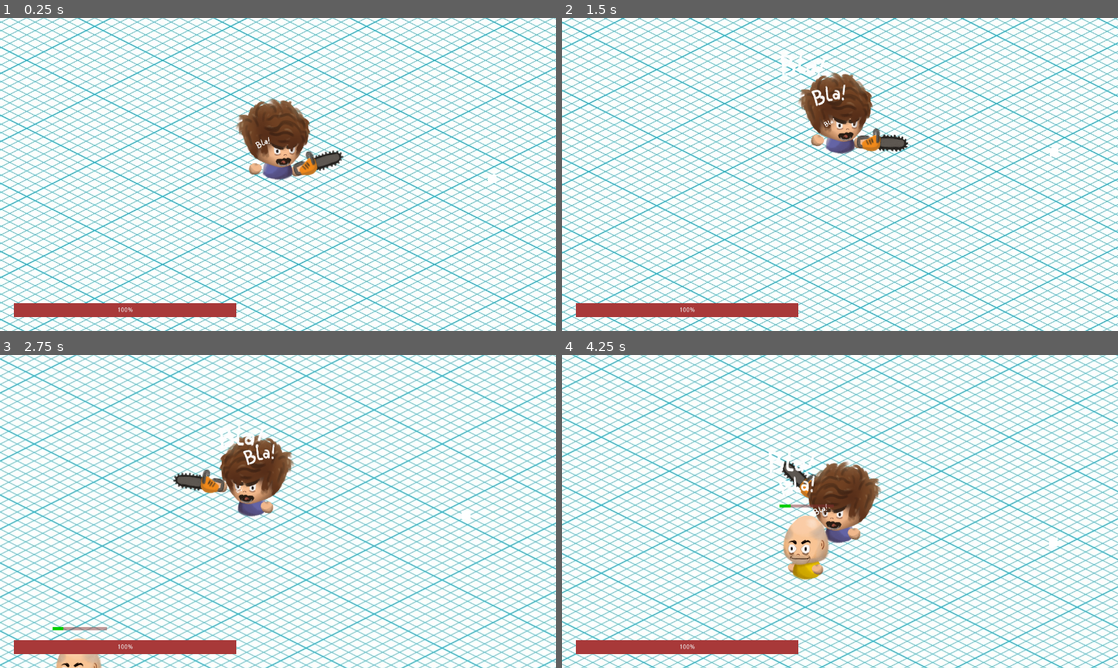
Above: before the commit, frames 1-4 (two rows, left to right).
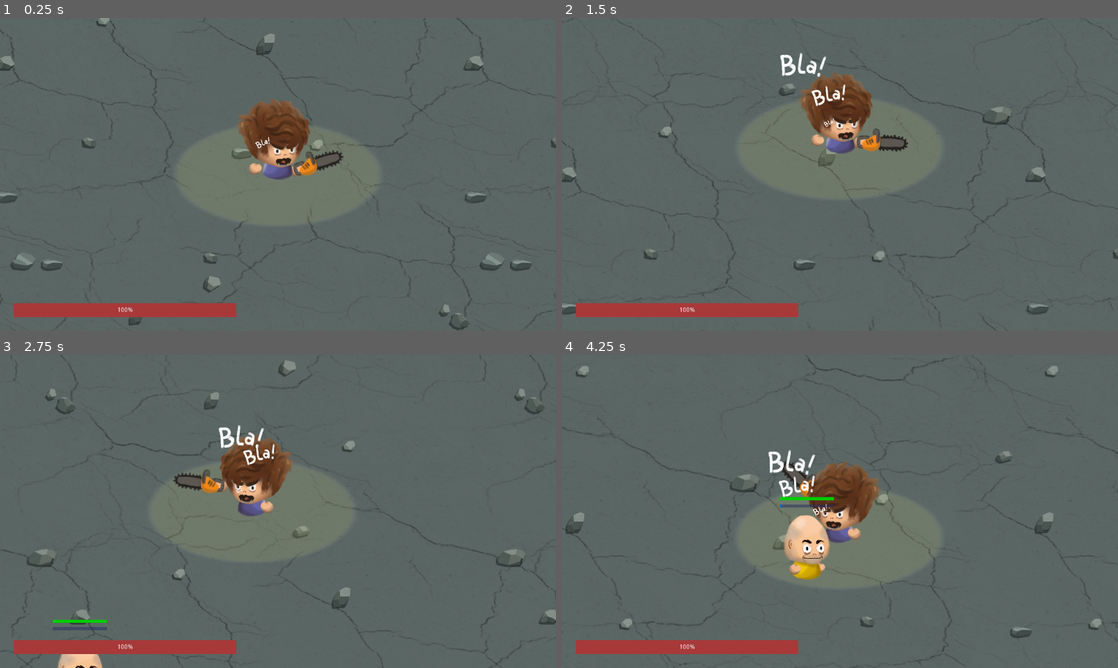
Above: after the commit, the same moments.

Repository: LNicoF/mgj-2023
Game: Godot game, scene res://scenes/main/main.tscn
The game is run twice, just before and just after one commit, with the same random seed, the same clock (stepped at 60 frames per second) and the same inputs.
Inputs (mouse positions are in pixels of both pictures, inside the frame that each line leads up to):
- Up to frame 1 (0.25 s): no input
- Up to frame 2 (1.5 s): move the mouse to (812, 237) at 0.52 s; press the mouse at (812, 237) at 0.53 s; hold W (move_up) from 0.53 s (still down); move the mouse to (1006, 221) at 1.27 s; release the mouse at (1006, 221) at 1.28 s; click (1006, 221) at 1.35 s
- Up to frame 3 (2.75 s): move the mouse to (111, 464) at 2.02 s; release W (move_up) at 2.03 s; press the mouse at (111, 464) at 2.03 s; hold A (move_left) from 2.03 s (still down)
- Up to frame 4 (4.25 s): move the mouse to (867, 511) at 2.77 s; release the mouse at (867, 511) at 2.78 s; click (867, 511) at 2.85 s; move the mouse to (756, 433) at 3.52 s; release A (move_left) at 3.53 s; press the mouse at (756, 433) at 3.53 s; hold S (move_down) from 3.53 s (still down)

The runs differ from the first frame. In frame 1, 96% of the frame differs, in the area x 0-100%, y 0-100%; in frame 2, 95%; in frame 3, 95%; in frame 4, 95%.

Commit message:
methamorphosis

Diff:
--- a/scenes/enemy/enemy.gd
+++ b/scenes/enemy/enemy.gd
@@ -1,7 +1,11 @@
 extends KinematicBody2D
 
+onready var _sprite := $Skeleton2D
+onready var _animation_player := $AnimationPlayer
 onready var _player : Node2D = get_node( '../Player' ) ;
 onready var _healthBar := $HealthBar
+onready var _inffluenceBar := $InffluenceBar
+onready var _inffluenceTimer := $InffluenceTimer
 
 export( int ) var initialHealth := 20
 export( int ) var speed = 5000
@@ -9,23 +13,45 @@
 onready var health := initialHealth
 
 var velocity := Vector2()
+var isSwitching := false
+var isAlly := false
 
 func _ready():
+	_animation_player.play( "Pela_Walk" )
+	_inffluenceBar.value = 0
 	_setHealth( health )
 
 func _physics_process( delta ):
 	velocity = _move() * delta
 	velocity = move_and_slide( velocity )
+	if not _inffluenceTimer.is_stopped() :
+		_inffluenceBar.value = 100 - _inffluenceTimer.time_left * 100 / _inffluenceTimer.wait_time
 
 func _move() -> Vector2 :
+	if isSwitching :
+		return Vector2()
 	var target := _getTarget()
 	var dist = target.position - position
+	if isAlly :
+		dist *= -1
+
+	if sign( dist.x ) == sign( _sprite.scale.x ) and dist.x != 0 :
+		_sprite.scale.x *= -1
+
 	if ( dist.y < 1 and dist.y > -1 ) :
 		dist.y = 0
 	return Isometric.calcVec( dist.normalized() * speed )
 
 func hit( damage: int ) -> void :
+	if isSwitching :
+		return
 	_setHealth( health - damage )
+	_knockback()
+
+func _knockback() :
+	var target := _getTarget()
+	var dist = target.position - position
+	move_and_slide( dist * -15 )
 
 func kill() -> void :
 	queue_free()
@@ -38,3 +64,21 @@
 		kill()
 	health = newHealth
 	_healthBar.value = health
+
+func startInffluencing() :
+	_inffluenceTimer.start()
+
+func stopInffluencing() :
+	_inffluenceTimer.stop()
+
+func _on_InffluenceTimer_timeout():
+	_animation_player.play( "Pela_Meta" )
+	isSwitching = true
+
+
+
+func _on_AnimationPlayer_animation_finished(anim_name:String):
+	if anim_name == "Pela_Meta" :
+		isSwitching = false
+		isAlly = true
+		_animation_player.play( "Pela_Walk" )
--- a/scenes/enemy/enemy.tscn
+++ b/scenes/enemy/enemy.tscn
@@ -8,7 +8,7 @@
 [ext_resource path="res://assets/player/Pela_Wig.png" type="Texture" id=6]
 
 [sub_resource type="CircleShape2D" id=1]
-radius = 64.0
+radius = 72.0
 
 [sub_resource type="Animation" id=4]
 resource_name = "Pela_Attack"
@@ -488,6 +488,12 @@
 "values": [ Vector2( 1, 1 ) ]
 }
 
+[sub_resource type="StyleBoxFlat" id=12]
+bg_color = Color( 0, 0.466667, 0.811765, 1 )
+
+[sub_resource type="StyleBoxFlat" id=13]
+bg_color = Color( 0.129412, 0.164706, 0.380392, 0.486275 )
+
 [sub_resource type="StyleBoxFlat" id=6]
 bg_color = Color( 0, 0.81, 0, 1 )
 
@@ -496,10 +502,10 @@
 
 [node name="Enemy" type="KinematicBody2D"]
 script = ExtResource( 1 )
+initialHealth = 100
 
 [node name="CollisionShape2D" type="CollisionShape2D" parent="."]
 position = Vector2( -3, -29 )
-scale = Vector2( 1.36, 1 )
 shape = SubResource( 1 )
 
 [node name="AnimationPlayer" type="AnimationPlayer" parent="."]
@@ -512,7 +518,7 @@
 [node name="Skeleton2D" type="Skeleton2D" parent="."]
 
 [node name="Hand2" type="Bone2D" parent="Skeleton2D"]
-position = Vector2( -59.7062, -35.8588 )
+position = Vector2( -97, -40 )
 rest = Transform2D( 1, 0, 0, 1, -97, -40 )
 
 [node name="PeluHand" type="Sprite" parent="Skeleton2D/Hand2"]
@@ -520,8 +526,6 @@
 texture = ExtResource( 3 )
 
 [node name="Body" type="Bone2D" parent="Skeleton2D"]
-position = Vector2( 1.09309, 0.218618 )
-scale = Vector2( 1.003, 0.993723 )
 rest = Transform2D( 1, 0, 0, 1, 0, 0 )
 
 [node name="PelaBody" type="Sprite" parent="Skeleton2D/Body"]
@@ -529,7 +533,7 @@
 texture = ExtResource( 4 )
 
 [node name="Head" type="Bone2D" parent="Skeleton2D"]
-position = Vector2( 3.44575, -84.044 )
+position = Vector2( 3.557, -84.6373 )
 rest = Transform2D( 1, 0, 0, 1, 3.557, -84.6373 )
 
 [node name="PelaHead" type="Sprite" parent="Skeleton2D/Head"]
@@ -546,19 +550,36 @@
 texture = ExtResource( 6 )
 
 [node name="Hand" type="Bone2D" parent="Skeleton2D"]
-position = Vector2( 50.8475, -28.8588 )
+position = Vector2( 98, -42 )
 rest = Transform2D( 1, 0, 0, 1, 98, -42 )
 
 [node name="PeluHand" type="Sprite" parent="Skeleton2D/Hand"]
 scale = Vector2( 0.889316, 0.889316 )
 texture = ExtResource( 3 )
 
-[node name="HealthBar" type="ProgressBar" parent="."]
+[node name="InffluenceBar" type="ProgressBar" parent="."]
 margin_left = -123.0
 margin_top = -328.0
 margin_right = 127.0
 margin_bottom = -314.0
+custom_styles/fg = SubResource( 12 )
+custom_styles/bg = SubResource( 13 )
+value = 20.0
+percent_visible = false
+
+[node name="HealthBar" type="ProgressBar" parent="."]
+margin_left = -123.0
+margin_top = -362.0
+margin_right = 127.0
+margin_bottom = -348.0
 custom_styles/fg = SubResource( 6 )
 custom_styles/bg = SubResource( 7 )
 value = 50.0
 percent_visible = false
+
+[node name="InffluenceTimer" type="Timer" parent="."]
+wait_time = 5.0
+one_shot = true
+
+[connection signal="animation_finished" from="AnimationPlayer" to="." method="_on_AnimationPlayer_animation_finished"]
+[connection signal="timeout" from="InffluenceTimer" to="." method="_on_InffluenceTimer_timeout"]
--- a/scenes/enemy_spawner/enemy_spawner.tscn
+++ b/scenes/enemy_spawner/enemy_spawner.tscn
@@ -8,12 +8,8 @@
 [node name="Position2D" type="Position2D" parent="."]
 position = Vector2( 966, 0 )
 
-[node name="ColorRect" type="ColorRect" parent="Position2D"]
-margin_right = 40.0
-margin_bottom = 40.0
-
 [node name="Timer" type="Timer" parent="."]
-wait_time = 5.0
+wait_time = 3.0
 autostart = true
 
 [connection signal="timeout" from="Timer" to="." method="_on_Timer_timeout"]
--- a/scenes/main/main.tscn
+++ b/scenes/main/main.tscn
@@ -2,17 +2,13 @@
 
 [ext_resource path="res://scenes/player/player.tscn" type="PackedScene" id=1]
 [ext_resource path="res://scenes/enemy/enemy.tscn" type="PackedScene" id=2]
-[ext_resource path="res://preview_4.jpg" type="Texture" id=3]
-[ext_resource path="res://isometric-grid-paper-seamless-pattern-square-grid-background-vector-illustration_175838-1051.jpg" type="Texture" id=4]
+[ext_resource path="res://assets/background/bg_tile_1.png" type="Texture" id=3]
+[ext_resource path="res://assets/sfx/main_theme.mp3" type="AudioStream" id=4]
 [ext_resource path="res://scenes/main/main.gd" type="Script" id=5]
 [ext_resource path="res://scenes/enemy_spawner/enemy_spawner.tscn" type="PackedScene" id=6]
 
-[sub_resource type="GDScript" id=1]
-script/source = "extends ParallaxLayer
-
-func _ready():
-	print( $Background2.texture.get_size() )
-"
+[sub_resource type="StreamTexture" id=2]
+flags = 4
 
 [node name="Main" type="Node2D"]
 script = ExtResource( 5 )
@@ -21,60 +17,21 @@
 visible = false
 position = Vector2( 630, 144 )
 z_index = -1
-texture = ExtResource( 3 )
+texture = SubResource( 2 )
 
 [node name="ParallaxBackground" type="ParallaxBackground" parent="."]
 
 [node name="ParallaxLayer" type="ParallaxLayer" parent="ParallaxBackground"]
-motion_mirroring = Vector2( 626, 626 )
-script = SubResource( 1 )
+motion_mirroring = Vector2( 1080, 1080 )
 
-[node name="Background2" type="Sprite" parent="ParallaxBackground/ParallaxLayer"]
-z_index = -1
-texture = ExtResource( 4 )
-centered = false
+[node name="BgTile1" type="Sprite" parent="ParallaxBackground/ParallaxLayer"]
+position = Vector2( 540, 540 )
+texture = ExtResource( 3 )
 
-[node name="Background5" type="Sprite" parent="ParallaxBackground/ParallaxLayer"]
-z_index = -1
-texture = ExtResource( 4 )
-centered = false
-offset = Vector2( 0, 626 )
-
-[node name="Background3" type="Sprite" parent="ParallaxBackground/ParallaxLayer"]
-z_index = -1
-texture = ExtResource( 4 )
-centered = false
-offset = Vector2( 626, 0 )
-
-[node name="Background4" type="Sprite" parent="ParallaxBackground/ParallaxLayer"]
-z_index = -1
-texture = ExtResource( 4 )
-centered = false
-offset = Vector2( 626, 626 )
-
-[node name="Background6" type="Sprite" parent="ParallaxBackground/ParallaxLayer"]
-z_index = -1
-texture = ExtResource( 4 )
-centered = false
-offset = Vector2( 1252, 0 )
-
-[node name="Background7" type="Sprite" parent="ParallaxBackground/ParallaxLayer"]
-z_index = -1
-texture = ExtResource( 4 )
-centered = false
-offset = Vector2( 1252, 626 )
-
-[node name="Background8" type="Sprite" parent="ParallaxBackground/ParallaxLayer"]
-z_index = -1
-texture = ExtResource( 4 )
-centered = false
-offset = Vector2( 1878, 0 )
-
-[node name="Background9" type="Sprite" parent="ParallaxBackground/ParallaxLayer"]
-z_index = -1
-texture = ExtResource( 4 )
-centered = false
-offset = Vector2( 1878, 626 )
+[node name="BgTile2" type="Sprite" parent="ParallaxBackground/ParallaxLayer"]
+position = Vector2( 540, 540 )
+texture = ExtResource( 3 )
+offset = Vector2( 1080, 0 )
 
 [node name="YSort" type="YSort" parent="."]
 
@@ -94,4 +51,9 @@
 current = true
 smoothing_enabled = true
 
+[node name="AudioStreamPlayer" type="AudioStreamPlayer" parent="."]
+stream = ExtResource( 4 )
+volume_db = -32.0
+autoplay = true
+
 [connection signal="timeout" from="YSort/Player/Spawners/Spawner" to="." method="_on_Spawner_timeout"]
--- a/scenes/player/player.gd
+++ b/scenes/player/player.gd
@@ -19,6 +19,7 @@
 func _ready():
 	_sprite.scale.x *= -1
 	_ui.setHealth( health )
+	$AnimationBlink.play( "Talk" )
 
 func _input( event: InputEvent ):
 	if event is InputEventMouseButton :
@@ -85,5 +86,15 @@
 	if not isAttacking :
 		return
 	for body in _chainsawArea.get_overlapping_bodies() :
-		if 'enemy' in body.filename :
+		if 'enemy' in body.filename and not body.isAlly :
 			body.hit( damage )
+
+func _on_Inffluence_body_entered(body:Node):
+	print( 'enter' )
+	if 'enemy' in body.filename :
+		body.startInffluencing()
+
+func _on_Inffluence_body_exited(body:Node):
+	print( 'exit' )
+	if 'enemy' in body.filename :
+		body.stopInffluencing()
--- a/scenes/player/player.tscn
+++ b/scenes/player/player.tscn
@@ -15,7 +15,7 @@
 
 [sub_resource type="CircleShape2D" id=3]
 custom_solver_bias = 1.0
-radius = 64.0
+radius = 72.0
 
 [sub_resource type="RectangleShape2D" id=12]
 extents = Vector2( 32.058, 105.153 )
@@ -646,12 +646,26 @@
 [sub_resource type="StyleBoxFlat" id=9]
 bg_color = Color( 0.662745, 0.227451, 0.227451, 1 )
 
+[sub_resource type="Gradient" id=18]
+interpolation_mode = 2
+offsets = PoolRealArray( 0.642458, 0.687151 )
+colors = PoolColorArray( 0.909804, 0.921569, 0.545098, 0.137255, 1, 1, 1, 0 )
+
+[sub_resource type="GradientTexture2D" id=19]
+gradient = SubResource( 18 )
+fill = 1
+fill_from = Vector2( 0.5, 0.5 )
+
+[sub_resource type="CapsuleShape2D" id=20]
+radius = 206.999
+height = 476.9
+
 [node name="Player" type="KinematicBody2D"]
 script = ExtResource( 1 )
+damage = 5
 
 [node name="CollisionShape2D" type="CollisionShape2D" parent="."]
 position = Vector2( 1, -21 )
-scale = Vector2( 1.36, 1 )
 shape = SubResource( 3 )
 
 [node name="Skeleton2D" type="Skeleton2D" parent="."]
@@ -770,5 +784,20 @@
 rounded = true
 
 [node name="AttackTimer" type="Timer" parent="."]
+wait_time = 0.2
+
+[node name="Inffluence" type="Area2D" parent="."]
+z_index = -999
+z_as_relative = false
+
+[node name="Sprite" type="Sprite" parent="Inffluence"]
+scale = Vector2( 16, 8 )
+texture = SubResource( 19 )
+
+[node name="CollisionShape2D" type="CollisionShape2D" parent="Inffluence"]
+rotation = 1.5708
+shape = SubResource( 20 )
 
 [connection signal="timeout" from="AttackTimer" to="." method="_on_AttackTimer_timeout"]
+[connection signal="body_entered" from="Inffluence" to="." method="_on_Inffluence_body_entered"]
+[connection signal="body_exited" from="Inffluence" to="." method="_on_Inffluence_body_exited"]
Not shown, added: assets/sfx/main_theme.mp3.import
Not shown, added: export_presets.cfg
Binary file removed: isometric-grid-paper-seamless-pattern-square-grid-background-vector-illustration_175838-1051.jpg
Not shown, removed: isometric-grid-paper-seamless-pattern-square-grid-background-vector-illustration_175838-1051.jpg.import
Binary file removed: preview_4.jpg
Not shown, removed: preview_4.jpg.import
Not shown: 1 places in scenes/enemy/enemy.tscn that only renumber resources
Not shown: 1 places in scenes/player/player.tscn that only renumber resources
Not shown, added: assets/sfx/main_theme.mp3
